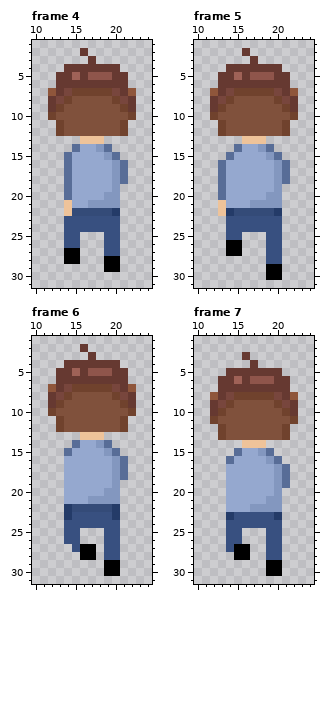
A pixel-art file gets an edit: Assets/Sprites/Game/Player_Flashlight/Sam_back_run_flashlight.aseprite. The first picture shows the starting point.
32x32 pixels, 10 frames. Shown: frame 4: x 10..24, y 1..31; frame 5: x 10..24, y 1..31; frame 6: x 10..24, y 1..31; frame 7: x 10..24, y 1..31. The commit also changed other frames, which this record leaves out.
The same view after the edit:
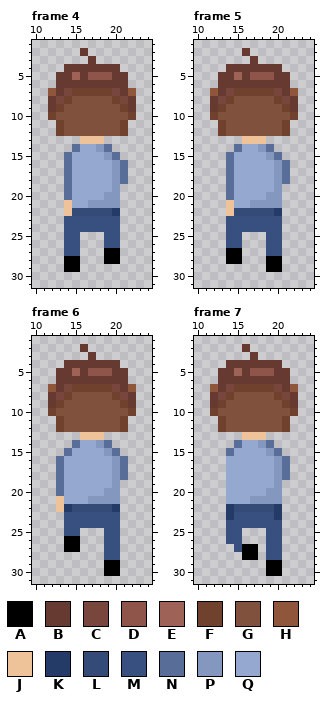
Palette (. is transparent): A #000000  B #663931  C #78463d  D #8f554b  E #9f6257  F #70422d  G #80513c  H #8f563b  J #eec39a  K #243b68  L #344b78  M #385080  N #586d97  P #8397bf  Q #95a8cf
Difference:
Changed rows in their new state; - is an unchanged pixel.
Frame 4, layer "schuhe":
first column x 14:
27 MM---AA
29 AA---..
Frame 5, layers "hände", "schuhe":
first column x 13:
16 .N
17 .N
18 .N
19 .N
20 .N
21 .J
22 .J
first column x 14:
26 MM-----
28 AA---AA
30 -----..
Frame 6, layers "hände", "schuhe", "hose":
first column x 13:
16 N-------
17 N-------
18 N-------
19 N-------
20 N-------
21 J-------
22 J-------
23 -M-----M
26 -AA-----
27 -AA..---
28 ---..---
Frame 7:
first column x 12:
 2 ----B------
 3 ----.B-----
 4 --BBB-BBB--
 5 -B-E-DDD-B-
 6 ---B-BBB---
 7 H-CFFFFFC-H
 8 BCFGGGGGFCB
 9 -FG-----GF-
10 FG-------GF
11 .F-------F.
13 -...JJJ...-
14 ---NQQPN---
15 --NQ--QPN--
16 --Q----QPN-
19 ---------.-
20 -------P---
21 -----PP----
22 --KLLLLLK--
first column x 14:
27 .M-A
28 -.-A
Changed places in both pictures, as pixel boxes (x1, y1, x2, y2):
changed: (64, 248, 80, 272)
changed: (104, 248, 120, 272)
changed: (218, 160, 242, 264)
changed: (266, 256, 282, 280)
changed: (56, 456, 120, 560)
changed: (210, 344, 298, 560)
